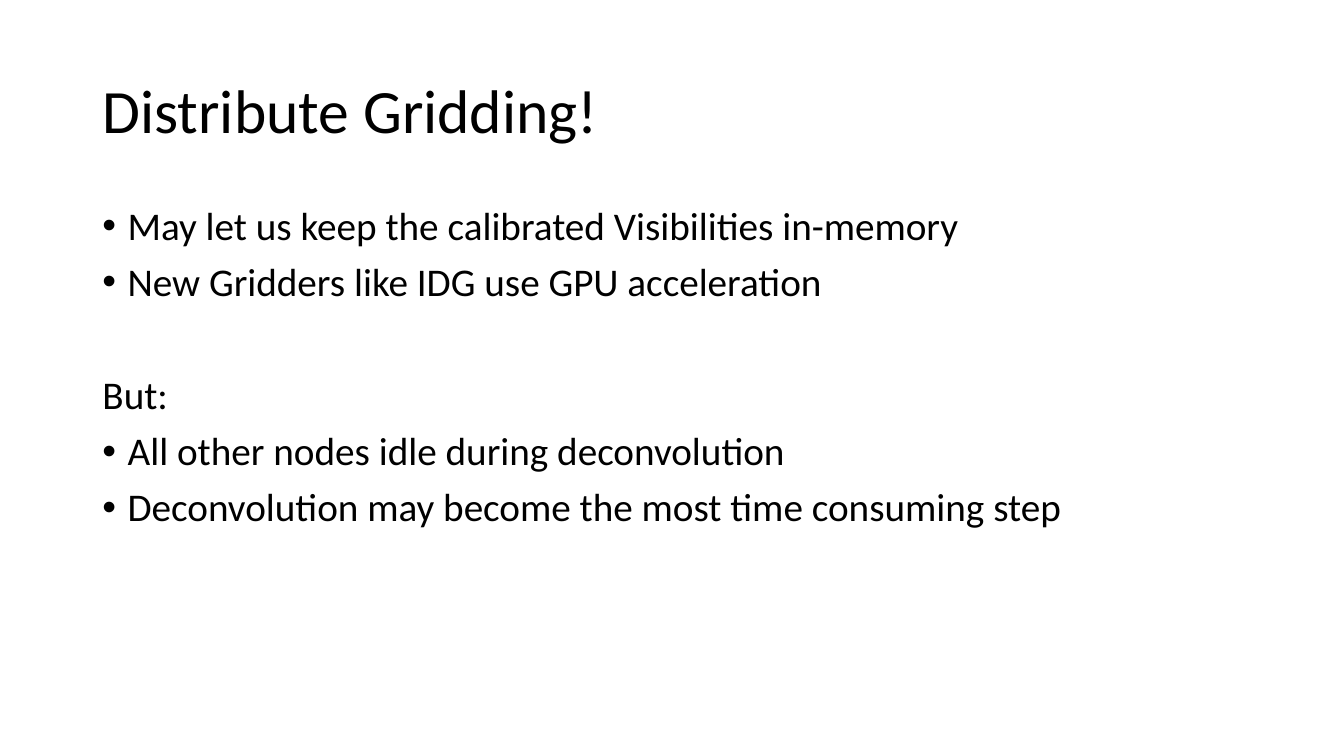
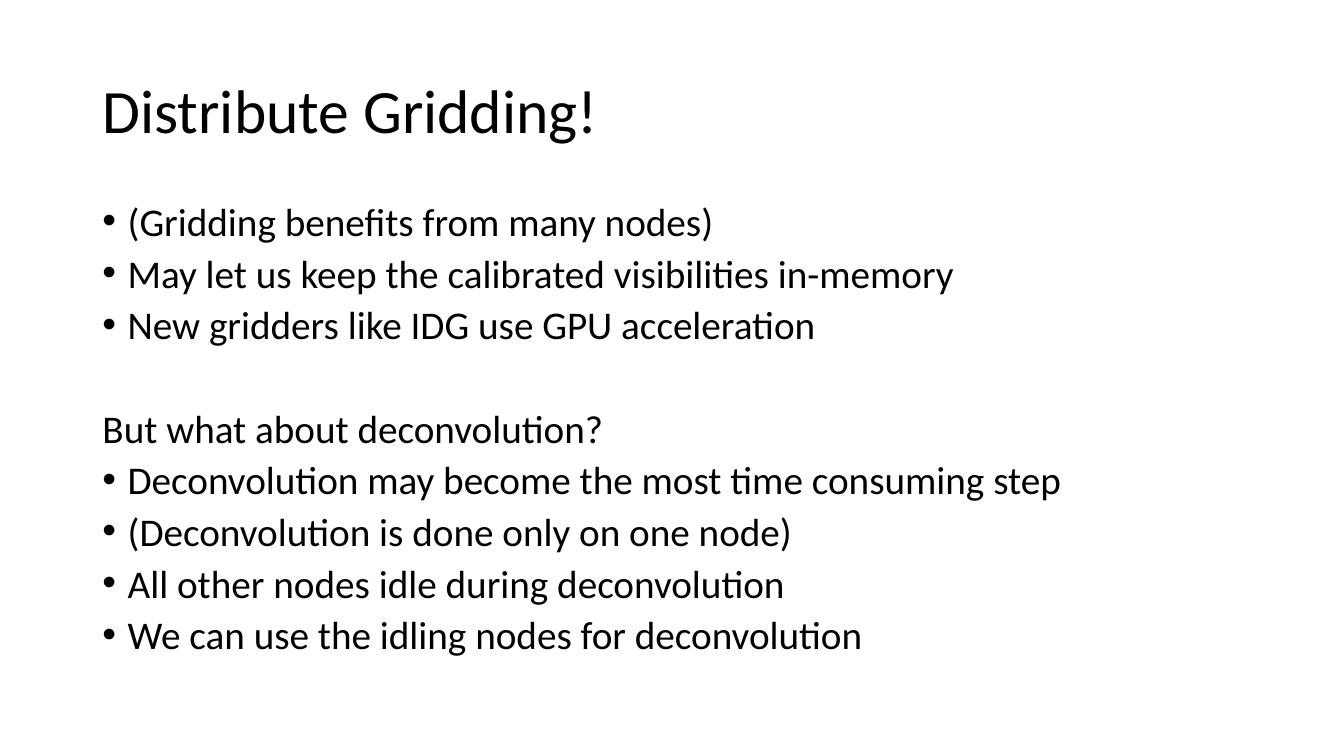
Before and after one commit to lord-blueberry/p9-doc, a slide deck: slide 14 of SKA-Days/Towards Distributed Image Reconstruction.pptx (slide 13 before the commit). Drawn at 1344x756 pixels with LibreOffice and Linux fonts; fonts in the diff are those of the drawing. Boxes give left, top, right and bottom in pixels: in the first picture for what was removed or moved away, otherwise in the second. Text is boxed around its words. In the diff, an @@ line names an element or a change of style, - is before the commit and + after.

```diff
--- a/SKA-Days/Towards Distributed Image Reconstruction.pptx
+++ b/SKA-Days/Towards Distributed Image Reconstruction.pptx
@@ text at (102,207,1061,553): text changed @@
-• May let us keep the calibrated Visibilities in-memory
-• New Gridders like IDG use GPU acceleration
-But:
+• (Gridding benefits from many nodes)
+• May let us keep the calibrated visibilities in-memory
+• New gridders like IDG use GPU acceleration
+But what about deconvolution?
+• Deconvolution may become the most time consuming step
+• (Deconvolution is done only on one node)
@@ text at (128,570,784,605): line spacing 0.9 to 0.8 @@
@@ text at (128,621,862,656): text changed @@
-• Deconvolution may become the most time consuming step
+• We can use the idling nodes for deconvolution
```
Also in this commit, not shown: 5 other slides changed, 3 slides added, 8 other files.
